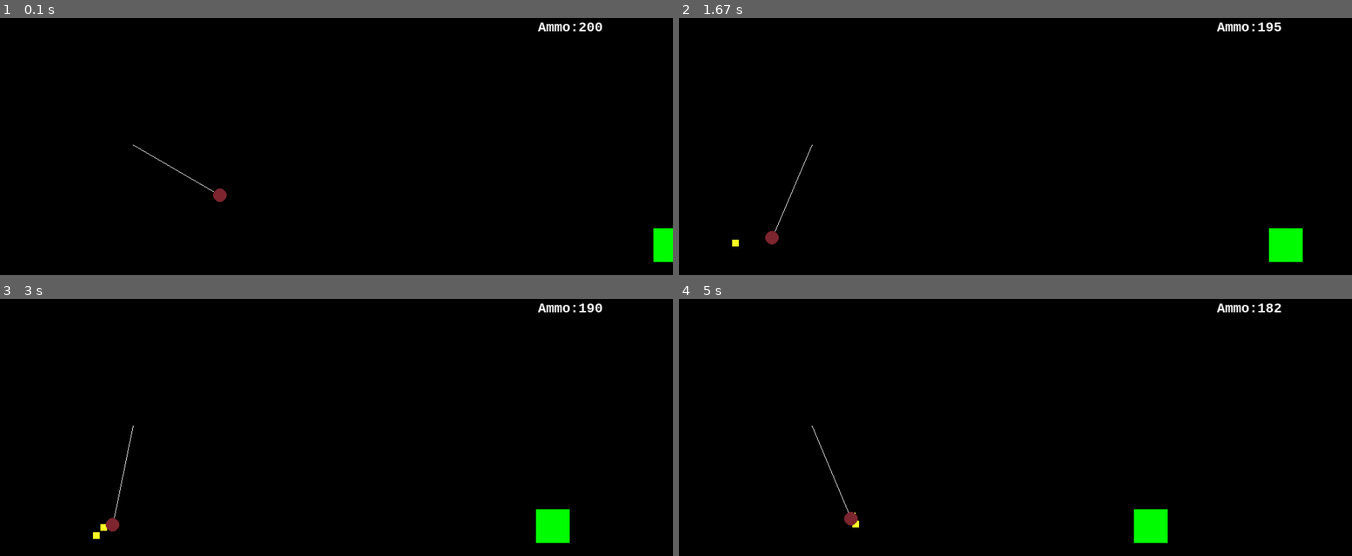
Above: before the commit, frames 1-4 (two rows, left to right).
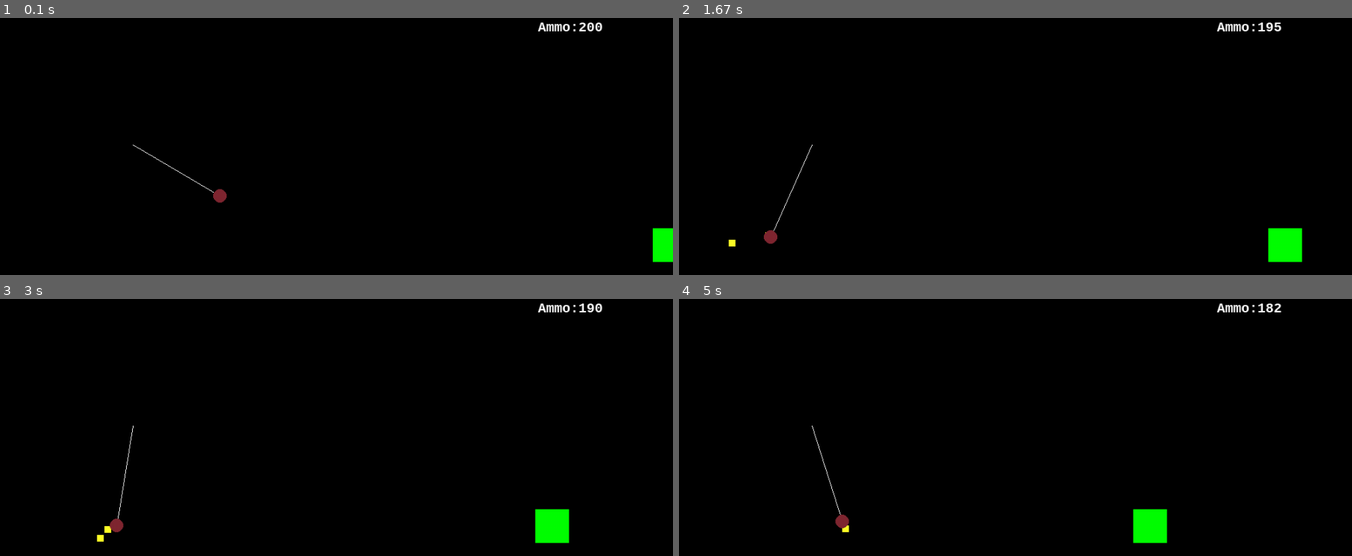
Above: after the commit, the same moments.

Repository: donfuge/pendulum
Game: pygame game, started from pygame_pendulum.py
The game is run twice, just before and just after one commit, with the same random seed, the same clock (stepped at 60 frames per second) and the same inputs.
Inputs:
- Up to frame 1 (0.1 s): no input
- Up to frame 2 (1.67 s): tap Space at 0.33, 0.73, 1.03, 1.23, 1.53 s; hold Right 0.67-1.13 s; hold Right 1.17-1.63 s
- Up to frame 3 (3 s): hold Left 1.67-2.2 s; tap Space at 1.73, 2.03, 2.3, 2.6, 2.73 s; hold Left 2.23-2.63 s; hold Right from 2.67 s (still down)
- Up to frame 4 (5 s): tap Space at 3.03, 3.4, 3.7, 3.9, 4.2, 4.4, 4.7, 4.9 s; release Right at 3.3 s; hold Left 3.33-3.8 s; hold Right 3.83-4.3 s; hold Right 4.33-4.8 s; hold Left from 4.83 s (still down)

The runs differ from the first frame. In frame 1, less than 0.1% of the frame differs, in the area x 20-98%, y 49-96%; in frame 2, 0.2%; in frame 3, 0.3%; in frame 4, 0.4%, in the area x 19-73%, y 50-96%.

Commit message:
new control, game over text added

Diff:
--- a/pygame_pendulum.py
+++ b/pygame_pendulum.py
@@ -117,9 +117,9 @@
         self.acc = vec(0, 0)
 
         if pressed_keys[pygame.K_LEFT]:
-            self.theta_dot -= ACC
+            self.theta_dot -= np.cos(self.theta) * ACC
         if pressed_keys[pygame.K_RIGHT]:
-            self.theta_dot += ACC
+            self.theta_dot += np.cos(self.theta) * ACC
 
         y = np.asarray([self.theta, self.theta_dot])
 
@@ -195,7 +195,7 @@
             # self.draw_text("FPS: {:6.3}{}PLAYTIME: {:6.3} SECONDS \r theta: {:6.03}".format(
             #                 self.clock.get_fps(), " ", self.playtime, self.pendulum.theta))
 
-            pygame.display.flip()
+
             self.screen.blit(self.background, (0, 0))
 
             # spawn enemy
@@ -226,12 +226,6 @@
 
             self.pendulum.move(pressed_keys)
 
-            # collision: check if any enemies hit the pendulum
-            collided = pygame.sprite.spritecollide(self.pendulum, self.enemies, dokill = False)
-
-            if collided:
-                running = False
-
             for proj in self.projectiles:
                 proj.move()
 
@@ -243,7 +237,7 @@
             for enemy in self.enemies:
                 enemy.move()
 
-                # collisions: check if hit by projectile(s)
+                # collisions: check if enemy is hit by projectile(s)
 
                 collided = pygame.sprite.spritecollideany(
                     enemy, self.projectiles)
@@ -266,18 +260,32 @@
             self.draw_text("Ammo:{}".format(
                 self.projectile_no_max - self.projectile_no), pos=(self.width - 200, 15))
 
+            # collision: check if any enemies hit the pendulum
+            collided = pygame.sprite.spritecollide(
+                self.pendulum, self.enemies, dokill=False)
+
+            if collided:
+                self.draw_text("GAME OVER")
+                pygame.time.delay(10)
+                pygame.display.flip()
+                pygame.event.clear()
+                event = pygame.event.wait()
+                running = False
+
+            pygame.display.flip()
+
         pygame.quit()
 
     def draw_text(self, text, pos=None):
-        """Center text in window
-        """
         fw, fh = self.font.size(text)  # fw: font width,  fh: font height
         surface = self.font.render(text, True, (255, 255, 255))
         if pos == None:
             pos = ((self.width - fw) // 2, (self.height - fh) // 2)
-        # // makes integer division in python3
         self.screen.blit(surface, pos)
 
+    def game_over(self):
+        self.draw_text("GAME OVER")
+        event = pygame.event.wait()
 ####
 
 
